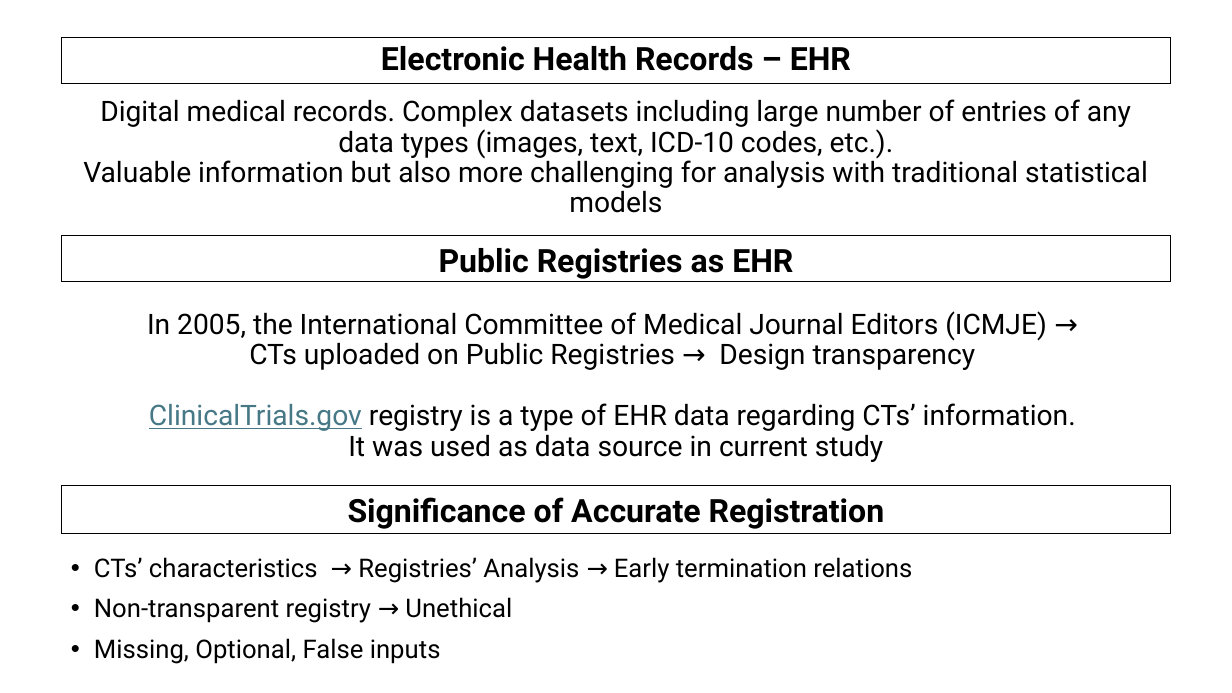
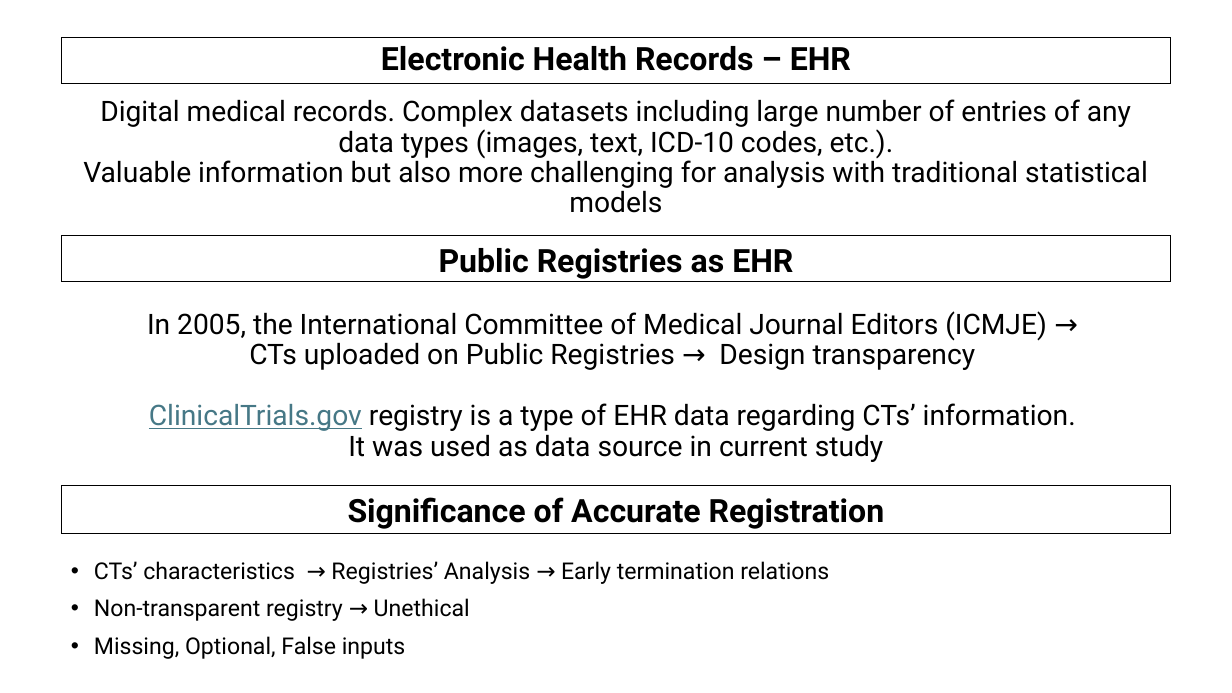
Before and after one commit to AndreouEugenia/Thesis, a slide deck: slide 5 of Thesis_Presentation.pptx. Drawn at 1232x693 pixels with LibreOffice and Linux fonts; fonts in the diff are those of the drawing; background and template pictures are left out. Boxes give left, top, right and bottom in pixels: in the first picture for what was removed or moved away, otherwise in the second. Text is boxed around its words. In the diff, an @@ line names an element or a change of style, - is before the commit and + after.

```diff
--- a/Thesis_Presentation.pptx
+++ b/Thesis_Presentation.pptx
@@ text "CTs’ characteristics → Registries’ Analysis ..." at (x1=94, y1=561, x2=829, y2=659): size 20 to 18 pt @@
```
Also in this commit, not shown: 11 other slides changed, 8 other files.
